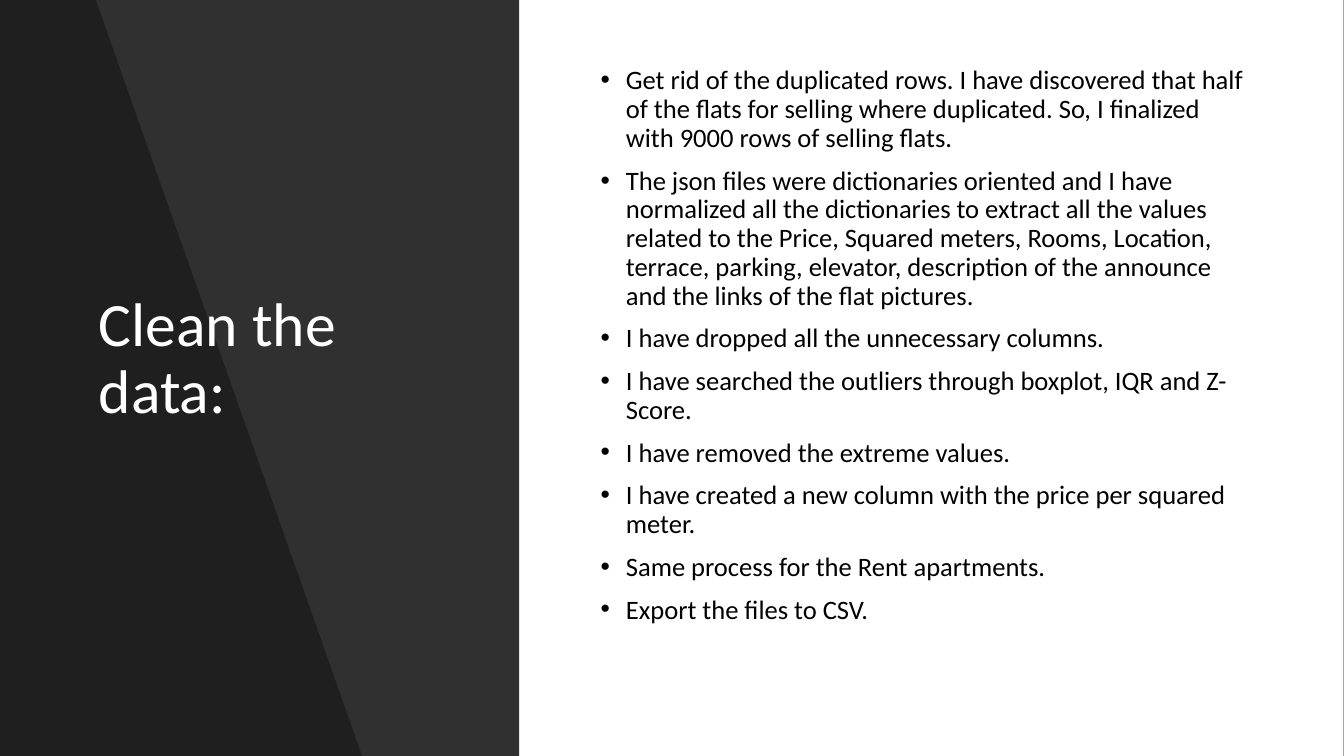
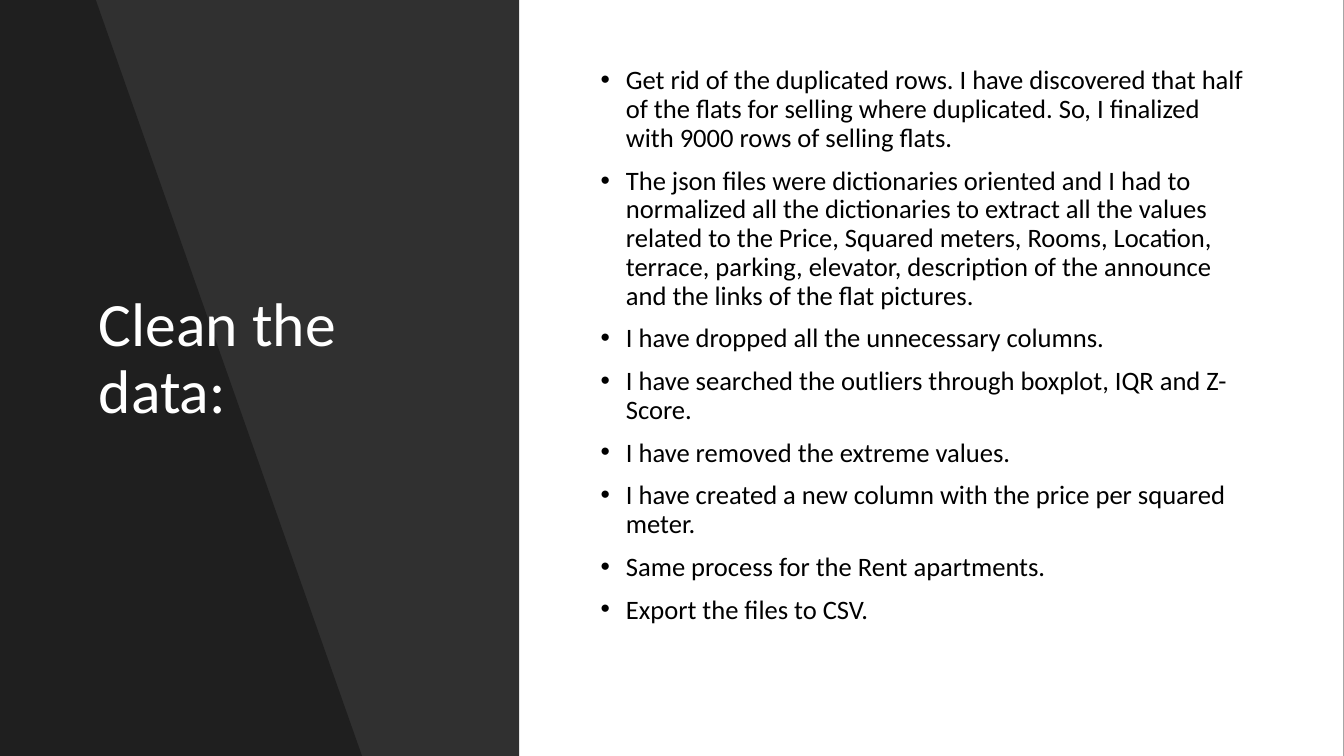
Before and after one commit to isra-st/NewPoPUpStore, a slide deck: slide 10 of New PopUpStore.pptx (slide 7 before the commit). Drawn at 1344x756 pixels with LibreOffice and Linux fonts; fonts in the diff are those of the drawing. Boxes give left, top, right and bottom in pixels: in the first picture for what was removed or moved away, otherwise in the second. Text is boxed around its words. In the diff, an @@ line names an element or a change of style, - is before the commit and + after.

Commit message:
Cleanning repo

```diff
--- a/New PopUpStore.pptx
+++ b/New PopUpStore.pptx
@@ text at [626, 171, 1212, 310]: text changed @@
-• The json files were dictionaries oriented and I have normalized all the dictionaries to extract all the values related to the Price, Squared meters, Rooms, Location, terrace, parking, elevator, description of the announce and the links of the flat pictures.
+• The json files were dictionaries oriented and I had to normalized all the dictionaries to extract all the values related to the Price, Squared meters, Rooms, Location, terrace, parking, elevator, description of the announce and the links of the flat pictures.
```
Also in this commit, not shown: 3 other slides changed, 1 slide added, 7 slides removed.
